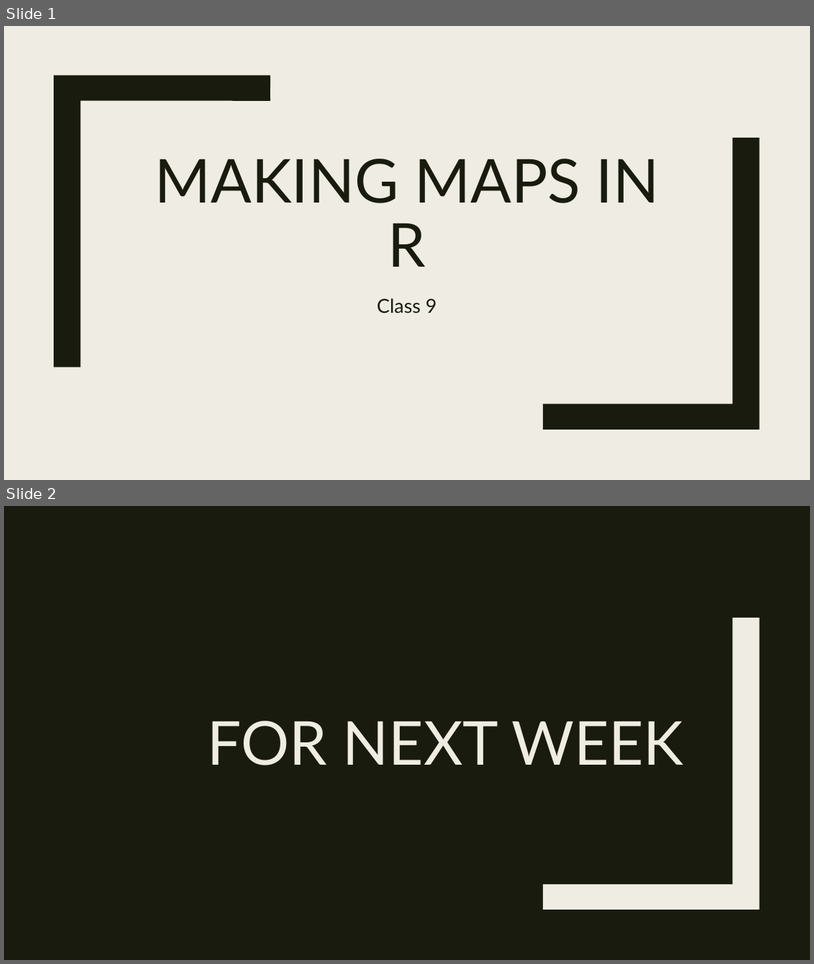
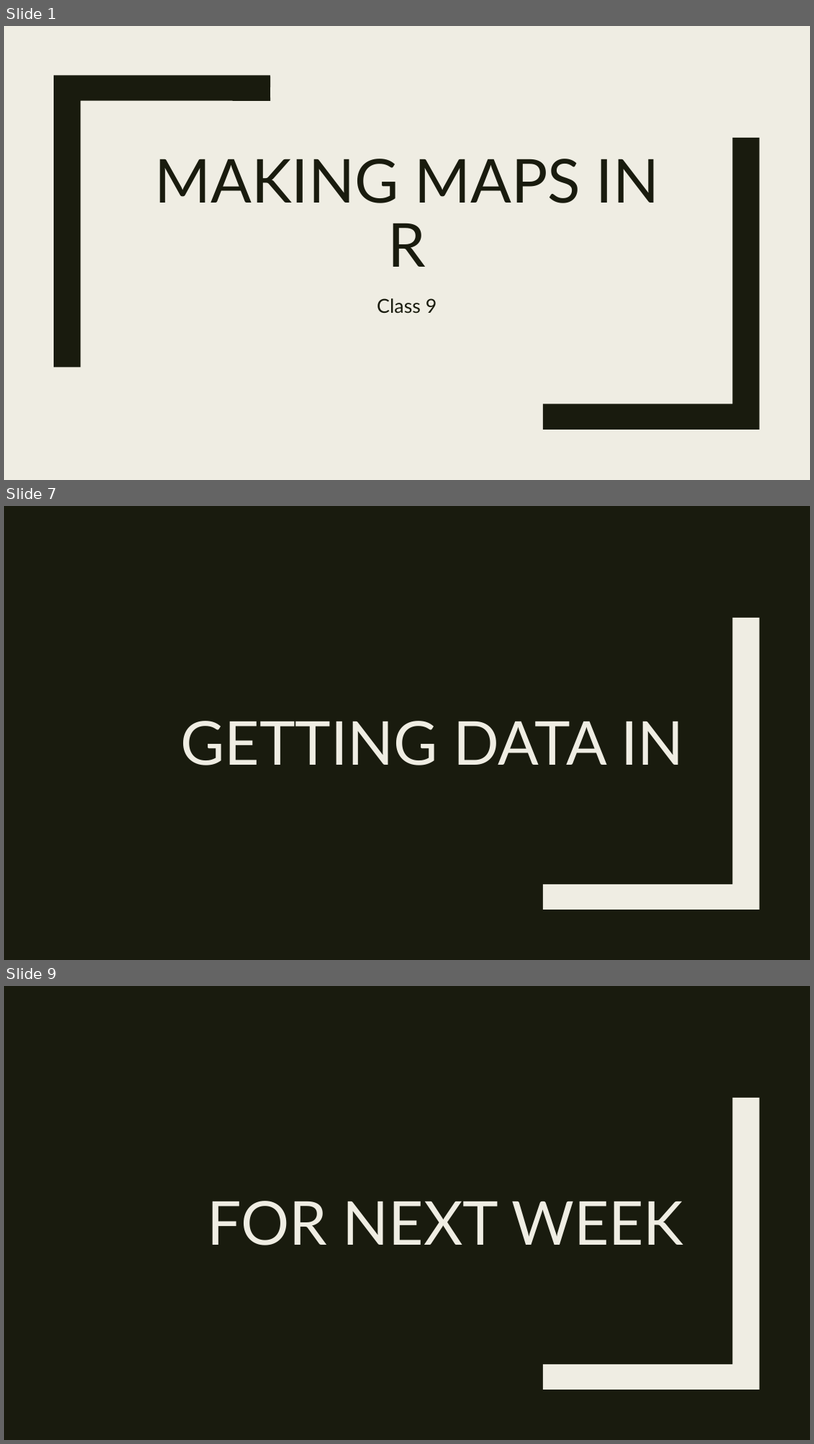
Before and after one commit to RforOperations2018/Class_9-Leaflet, a slide deck: Class 9.pptx. Shown one above the other, each under a label of ours: slides 1 and 2 before the commit, slides 1, 7 and 9 after it; the slides between them are not shown. The pictures are 814x964 and 814x1444 pixels, drawn with LibreOffice and Linux fonts; fonts in the diff are those of the drawing. Boxes give left, top, right and bottom in pixels: in the first picture for what was removed or moved away, otherwise in the second. Text is boxed around its words. In the diff, an @@ line names an element or a change of style, - is before the commit and + after.

```diff
--- a/Class 9.pptx
+++ b/Class 9.pptx
@@ slide 7 added at (x1=4, y1=506, x2=810, y2=960), background #191B0E; not listed: 1 template element that a slide beside it also shows @@
@@ title added at (x1=180, y1=721, x2=684, y2=765), 72 pt, text #EFEDE3 @@
+GETTING DATA IN
@@ what was slide 2 is now slide 9 @@
```
Also in this commit, not shown: 6 other slides added, 4 other files.
